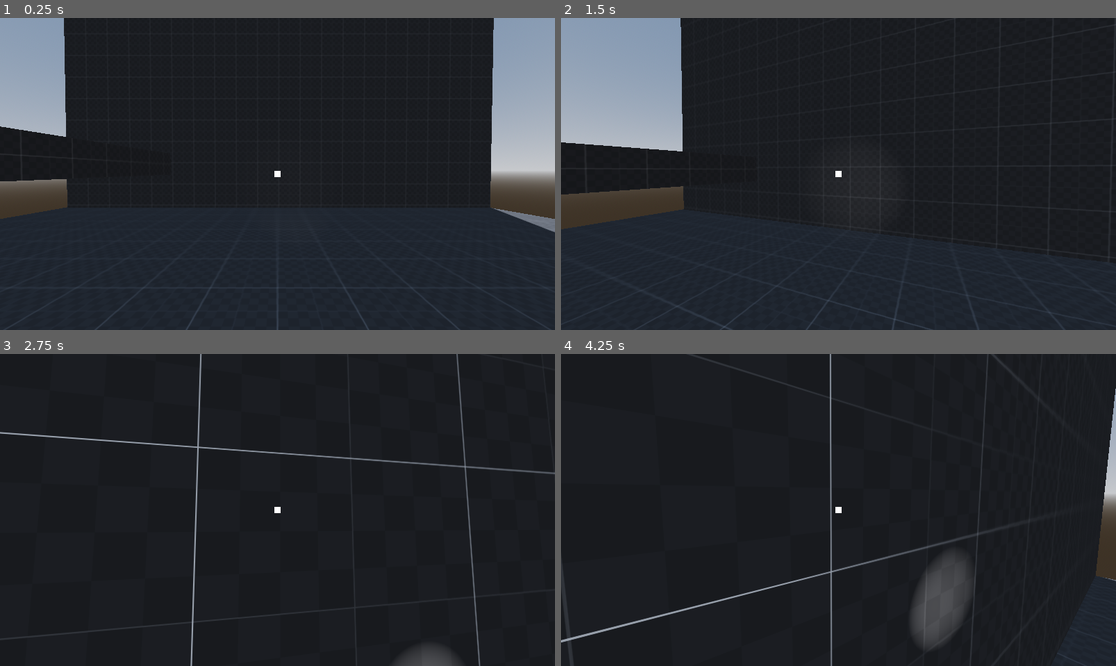
Above: before the commit, frames 1-4 (two rows, left to right).
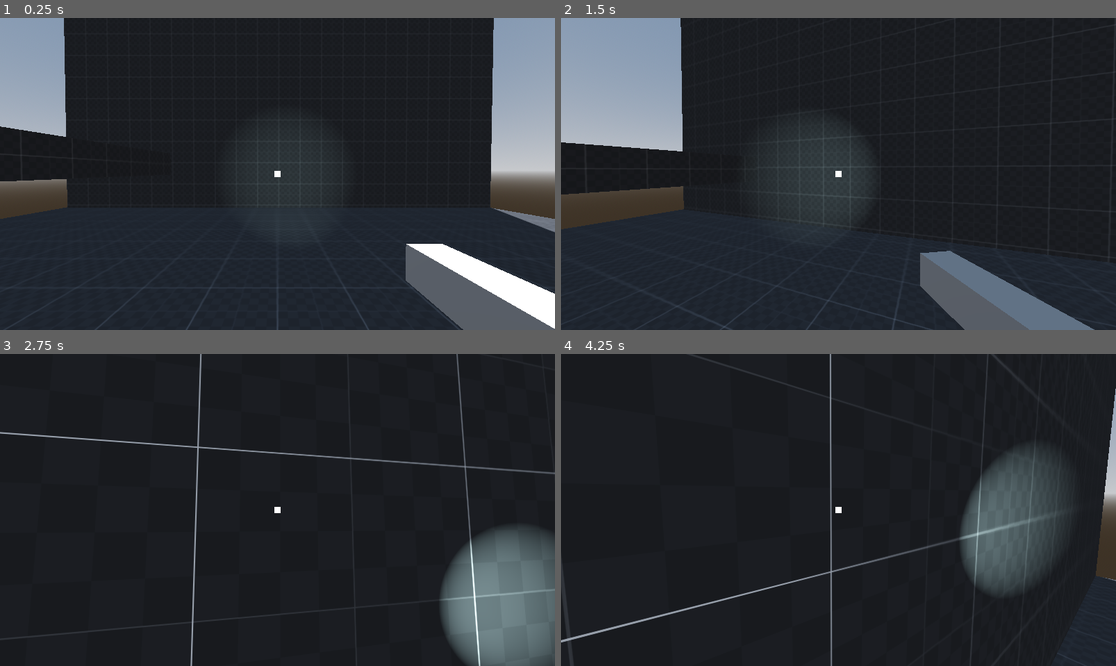
Above: after the commit, the same moments.

Repository: Riximus/untitled-horror-flashlight-game
Game: Godot game, scene res://scenes/main.tscn
Two runs of this game, one before a commit and one after it. Both use one fixed random seed, a clock stepped at 60 frames per second and the inputs below.
Inputs (mouse positions are in pixels of both pictures, inside the frame that each line leads up to):
- Up to frame 1 (0.25 s): no input
- Up to frame 2 (1.5 s): move the mouse to (866, 174) at 0.52 s; hold W (forward) from 0.53 s (still down); tap Space (jump) at 0.6, 0.77, 1.07 s; move the mouse to (810, 174) at 1.27 s; tap Ctrl (crouch) at 1.35 s
- Up to frame 3 (2.75 s): keep holding W (forward); tap Space (jump) at 1.52, 1.55, 1.82, 2.3 s; move the mouse to (288, 503) at 2.02 s; hold Q (drop) from 2.03 s (still down)
- Up to frame 4 (4.25 s): keep holding W (forward); move the mouse to (832, 516) at 2.77 s; release Q (drop) at 2.78 s; tap E (pickup) at 2.85 s; tap Space (jump) at 3.02, 3.05, 3.32, 3.77, 3.8, 4.07 s; move the mouse to (877, 513) at 3.52 s; press the mouse at (877, 513) at 3.53 s

The runs differ from the first frame. In frame 1, 5.2% of the frame differs, in the area x 45-100%, y 38-100%; in frame 2, 6.0%; in frame 3, 8.5%, in the area x 71-100%, y 55-100%; in frame 4, 8.4%.

Commit message:
feat: added sway to the hand

Diff:
--- a/scenes/main.tscn
+++ b/scenes/main.tscn
@@ -1,7 +1,8 @@
-[gd_scene load_steps=15 format=3 uid="uid://dlii65ro1qm6n"]
-
-[ext_resource type="Script" path="res://scripts/player.gd" id="1_prvn4"]
+[gd_scene load_steps=17 format=3 uid="uid://dlii65ro1qm6n"]
+
+[ext_resource type="Script" path="res://scripts/player/player.gd" id="1_prvn4"]
 [ext_resource type="Texture2D" uid="uid://bpiihio7er0e" path="res://assets/texture_07.png" id="1_xpvwb"]
+[ext_resource type="Script" path="res://scripts/player/hand.gd" id="3_1t2qn"]
 [ext_resource type="PackedScene" uid="uid://bdxhgs0r6ynvi" path="res://scenes/item.tscn" id="3_tnibf"]
 
 [sub_resource type="StandardMaterial3D" id="StandardMaterial3D_vvx3h"]
@@ -26,34 +27,6 @@
 height = 1.2
 
 [sub_resource type="CanvasTexture" id="CanvasTexture_4q6po"]
-
-[sub_resource type="Animation" id="Animation_s70mr"]
-resource_name = "jump"
-length = 0.3
-tracks/0/type = "value"
-tracks/0/imported = false
-tracks/0/enabled = true
-tracks/0/path = NodePath("Camera3D:position")
-tracks/0/interp = 1
-tracks/0/loop_wrap = true
-tracks/0/keys = {
-"times": PackedFloat32Array(0, 0.1, 0.3),
-"transitions": PackedFloat32Array(1, 1, 1),
-"update": 0,
-"values": [Vector3(0, 0, 0), Vector3(0, -0.1, 0), Vector3(0, 0, 0)]
-}
-tracks/1/type = "value"
-tracks/1/imported = false
-tracks/1/enabled = true
-tracks/1/path = NodePath("Camera3D:rotation")
-tracks/1/interp = 1
-tracks/1/loop_wrap = true
-tracks/1/keys = {
-"times": PackedFloat32Array(0, 0.1, 0.3),
-"transitions": PackedFloat32Array(1, 1, 1),
-"update": 0,
-"values": [Vector3(0, 0, 0), Vector3(-0.0349066, 0, 0), Vector3(0, 0, 0)]
-}
 
 [sub_resource type="Animation" id="Animation_hvypi"]
 length = 0.001
@@ -82,6 +55,34 @@
 "values": [Vector3(0, 0, 0)]
 }
 
+[sub_resource type="Animation" id="Animation_s70mr"]
+resource_name = "jump"
+length = 0.3
+tracks/0/type = "value"
+tracks/0/imported = false
+tracks/0/enabled = true
+tracks/0/path = NodePath("Camera3D:position")
+tracks/0/interp = 1
+tracks/0/loop_wrap = true
+tracks/0/keys = {
+"times": PackedFloat32Array(0, 0.1, 0.3),
+"transitions": PackedFloat32Array(1, 1, 1),
+"update": 0,
+"values": [Vector3(0, 0, 0), Vector3(0, -0.1, 0), Vector3(0, 0, 0)]
+}
+tracks/1/type = "value"
+tracks/1/imported = false
+tracks/1/enabled = true
+tracks/1/path = NodePath("Camera3D:rotation")
+tracks/1/interp = 1
+tracks/1/loop_wrap = true
+tracks/1/keys = {
+"times": PackedFloat32Array(0, 0.1, 0.3),
+"transitions": PackedFloat32Array(1, 1, 1),
+"update": 0,
+"values": [Vector3(0, 0, 0), Vector3(-0.0349066, 0, 0), Vector3(0, 0, 0)]
+}
+
 [sub_resource type="Animation" id="Animation_1v6bf"]
 resource_name = "landing"
 length = 0.3
@@ -117,6 +118,9 @@
 "landing": SubResource("Animation_1v6bf")
 }
 
+[sub_resource type="BoxMesh" id="BoxMesh_t6hew"]
+size = Vector3(0.1, 0.1, 0.5)
+
 [node name="World" type="Node3D"]
 
 [node name="Stage" type="Node3D" parent="."]
@@ -183,13 +187,23 @@
 }
 
 [node name="Hand" type="Node3D" parent="Player"]
-transform = Transform3D(1, 0, 0, 0, 1, 0, 0, 0, 1, 0.5, 1.2, 0)
+transform = Transform3D(1, 0, 0, 0, 1, 0, 0, 0, 1, 0, 1.2, 0)
+script = ExtResource("3_1t2qn")
+sway_left = Vector3(0, 0.5, 0)
+sway_right = Vector3(0, -0.5, 0)
 
 [node name="SpotLight3D" type="SpotLight3D" parent="Player/Hand"]
-spot_range = 11.0
+transform = Transform3D(1, 0, 0, 0, 1, 0, 0, 0, 1, 0.4, 0.3, -0.3)
+light_color = Color(0.85098, 1, 1, 1)
+light_energy = 3.0
+spot_range = 15.0
 spot_attenuation = 0.750241
-spot_angle = 15.0
+spot_angle = 20.0
 spot_angle_attenuation = 0.7
+
+[node name="MeshInstance3D" type="MeshInstance3D" parent="Player/Hand"]
+transform = Transform3D(1, 0, 0, 0, 1, 0, 0, 0, 1, 0.4, 0.3, -0.3)
+mesh = SubResource("BoxMesh_t6hew")
 
 [node name="AboveHeadRayCast" type="RayCast3D" parent="Player"]
 target_position = Vector3(0, 2, 0)
--- /dev/null
+++ b/scripts/player/hand.gd
@@ -0,0 +1,25 @@
+extends Node3D
+
+var mouse_movement
+var sway_threshold: float = 5.0
+var sway_lerp: float = 5.0
+
+@export var sway_left: Vector3
+@export var sway_right: Vector3
+@export var sway_normal: Vector3
+
+func _ready():
+	pass
+
+func _input(event: InputEvent) -> void:
+	if event is InputEventMouseMotion:
+		mouse_movement = -event.relative.x
+
+func _process(delta: float) -> void:
+	if mouse_movement != null:
+		if mouse_movement > sway_threshold:
+			rotation = rotation.lerp(sway_left, sway_lerp * delta)
+		elif mouse_movement < -sway_threshold:
+			rotation = rotation.lerp(sway_right, sway_lerp * delta)
+		else:
+			rotation = rotation.lerp(sway_normal, sway_lerp * delta)
--- a/scripts/player.gd
+++ b/scripts/player/player.gd
@@ -2,7 +2,7 @@
 
 @onready var head: Node3D = $Head
 @onready var eyes: Node3D = $Head/Eyes
-@onready var hand: Node3D = $Hand
+# @onready var hand: Node3D = $Hand
 
 @onready var standing_collision_shape: CollisionShape3D = $StandingCollisionShape
 @onready var crouching_collision_shape: CollisionShape3D = $CrouchingCollisionShape
@@ -11,7 +11,7 @@
 @onready var camera: Camera3D = $Head/Eyes/Camera3D
 
 @onready var pickup_pos: Node3D = $Head/Eyes/Camera3D/PickupPos
-@onready var flashlight: SpotLight3D = $Hand/SpotLight3D
+# @onready var flashlight: SpotLight3D = $Hand/SpotLight3D
 @onready var animation_player: AnimationPlayer = $Head/Eyes/AnimationPlayer
 
 # Movement constants
